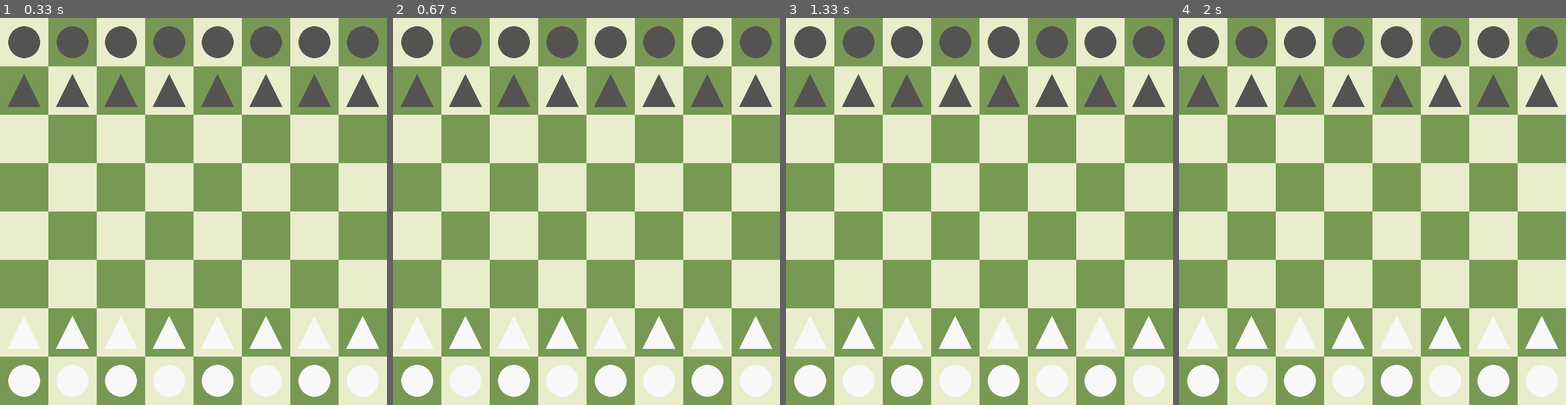
Above: before the commit, frames 1-4 (left to right).
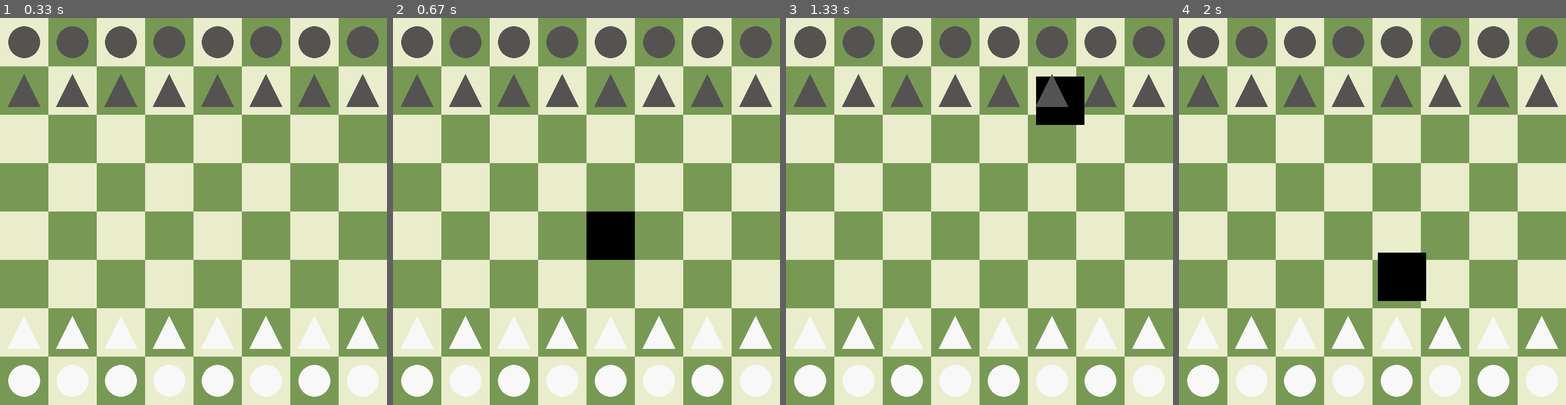
Above: after the commit, the same moments.

Repository: caleb-james-smith/PyGameChess
Game: pygame game, started from play.py
Same seed, same stepped clock (60 frames per second), same inputs: the game is played once before the commit and once after it.
Inputs (mouse positions are in pixels of both pictures, inside the frame that each line leads up to):
- Up to frame 1 (0.33 s): no input
- Up to frame 2 (0.67 s): click (586, 211) at 0.38 s
- Up to frame 3 (1.33 s): click (886, 215) at 0.72 s; click (1037, 76) at 1.05 s
- Up to frame 4 (2 s): click (1380, 79) at 1.38 s; click (1376, 254) at 1.72 s

Frame 1 is identical in both runs. In frame 2, 1.6% of the frame differs, in the area x 50-63%, y 50-63%; in frame 3, 1.2%; in frame 4, 1.6%.

Commit message:
Test out drawing clicked square: need to fix position to be square position intead of click position.

Diff:
--- a/play.py
+++ b/play.py
@@ -17,6 +17,9 @@
         my_game.draw.circle(my_screen, color, [x_position, y_position], size, 0)
     elif type == "triangle":
         my_game.draw.polygon(my_screen, color, [(x_position - size, y_position + size), (x_position + size, y_position + size), (x_position, y_position - size)], 0)
+
+# FIXME: may need a function to draw clicked square
+#def draw_clicked_square(color):
 
 # Get square color based on x, y coordinate indices
 def get_square_color(x, y, light_color, dark_color):
@@ -86,6 +89,7 @@
     BOARD_DARK_COLOR  = (119, 153, 84)
     PIECE_LIGHT_COLOR = (248, 248, 248)
     PIECE_DARK_COLOR  = (85, 83, 82)
+    CLICK_COLOR       = PURE_BLACK
 
     # Set up the drawing window (screen)
     SCREEN_WIDTH        = 800
@@ -97,21 +101,33 @@
 
     # Run until the user asks to quit
     running = True
+
+    # Click position
+    click_position = None
+
     while running:
 
-        # Did the user click the window close button?
         for event in pygame.event.get():
+            # If the user clicks the window close button, stop running.
             if event.type == pygame.QUIT:
                 running = False
+            # Get position of click
             if event.type == pygame.MOUSEBUTTONDOWN:
-                position = pygame.mouse.get_pos()
-                print("mouse button down at (x, y) = ({0}, {1})".format(position[0], position[1]))
+                click_position = pygame.mouse.get_pos()
+                print("click at (x, y) = ({0}, {1})".format(click_position[0], click_position[1]))
 
         # Fill the background with white
         screen.fill(PURE_WHITE)
 
         # Draw the board
         draw_board(pygame, screen, BOARD_LIGHT_COLOR, BOARD_DARK_COLOR, SQUARES_PER_SIDE, SQUARE_SIDE)
+
+        # If click, draw clicked square
+        if click_position:
+            # FIXME: the position should be the position of the board square, not the click
+            click_x = click_position[0]
+            click_y = click_position[1]
+            draw_square(pygame, screen, CLICK_COLOR, click_x, click_y, SQUARE_SIDE)
 
         # Draw the pieces
         draw_pieces(pygame, screen, PIECE_LIGHT_COLOR, PIECE_DARK_COLOR, SQUARES_PER_SIDE, SQUARE_SIDE)
